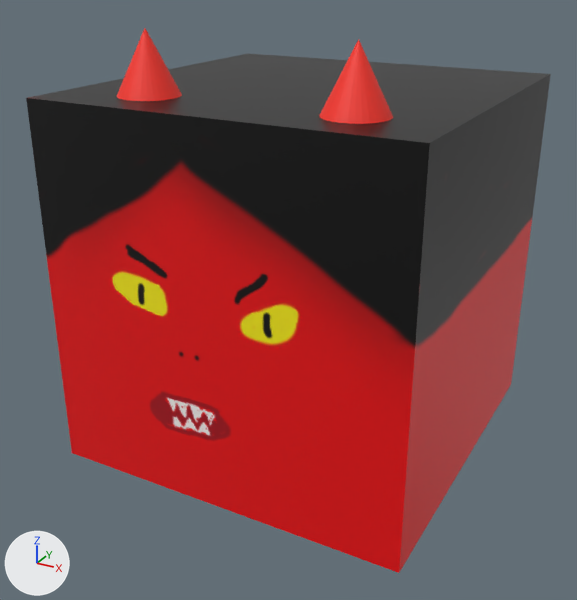
A saved change to the FBX model masterplan/Assets/Prefabs/creatures/TheDevil.fbx.
Camera for both pictures: a camera (50 mm lens) standing at (2.53, -3.17, 2.65) and looking at (0.54, 0.43, 0.84). Arrows for +X, +Y and +Z are at lower left; the lights stay in place. Where no turn or scale is listed for an object, it has been applied to the vertices.

Script lines for the objects in view, before the commit:
```python
mat_material = principled_material('Material')
mat_material.texture = img_devilhorntexture_png  # with its transparency
me_cone = bpy.data.meshes.new('Cone')
me_cone.from_pydata(...)  # a 32-sided cone pointing to +z spanning x -0.117..0.219, y -0.229..0.107, z 0.975..1.312
me_cone.materials.append(mat_material)  # picture img_devilhorntexture_png
me_cone_003 = bpy.data.meshes.new('Cone.003')
me_cone_003.from_pydata(...)  # a 32-sided cone pointing to +z spanning x 0.969..1.306, y -0.229..0.107, z 0.975..1.312
me_cone_003.materials.append(mat_material)  # picture img_devilhorntexture_png
me_cube = bpy.data.meshes.new('Cube')
me_cube.from_pydata(...)  # a box spanning x -0.42..1.58, y -0.4..1.6, z -1.0..1.0
me_cube.materials.append(mat_devilbody)  # picture img_devilbodytexture_png
ob_cone = bpy.data.objects.new('Cone', me_cone)
ob_cone.location = (0.0, 0.0, 1.0)
ob_cone_001 = bpy.data.objects.new('Cone.001', me_cone_003)
ob_cone_001.location = (0.0, 0.0, 1.0)
ob_cube = bpy.data.objects.new('Cube', me_cube)
ob_cube.location = (0.0, 0.0, 1.0)
```
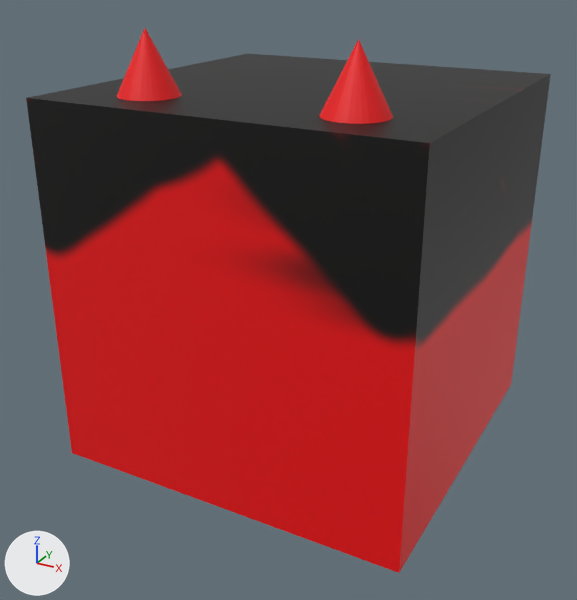
The newer file is also turned or shifted as a whole; pictures and numbers use the older file's frame.

Where the change shows, as pixel boxes [x1, y1, x2, y2] in the pictures (577 x 600 px):
'Cube', surface changed, recoloured: [26, 60, 533, 443] in both
'Cone.001', surface changed: [319, 40, 391, 124] in both
'Cone', surface changed: [117, 29, 178, 101] in both

What changed in the scene script:
```text
Add img_devilbody2_png:
    img_devilbody2_png = load_image('DevilBody2.png', 'TheDevil.fbm/DevilBody2.png', 1024, 1024, 'sRGB')
Change mat_material:
    mat_material.texture: img_devilhorntexture_png -> img_devilbody2_png  # with its transparency
Change me_cube:
    where me_cube.from_pydata(...)  # 8 vertices, 6 faces; spans x -0.42..1.58, y -0.4..1.6, z -1.0..1.0
    remove me_cube.materials.append(mat_devilbody)  # picture img_devilbodytexture_png
    add me_cube.materials.append(mat_material)  # picture img_devilbody2_png
```
